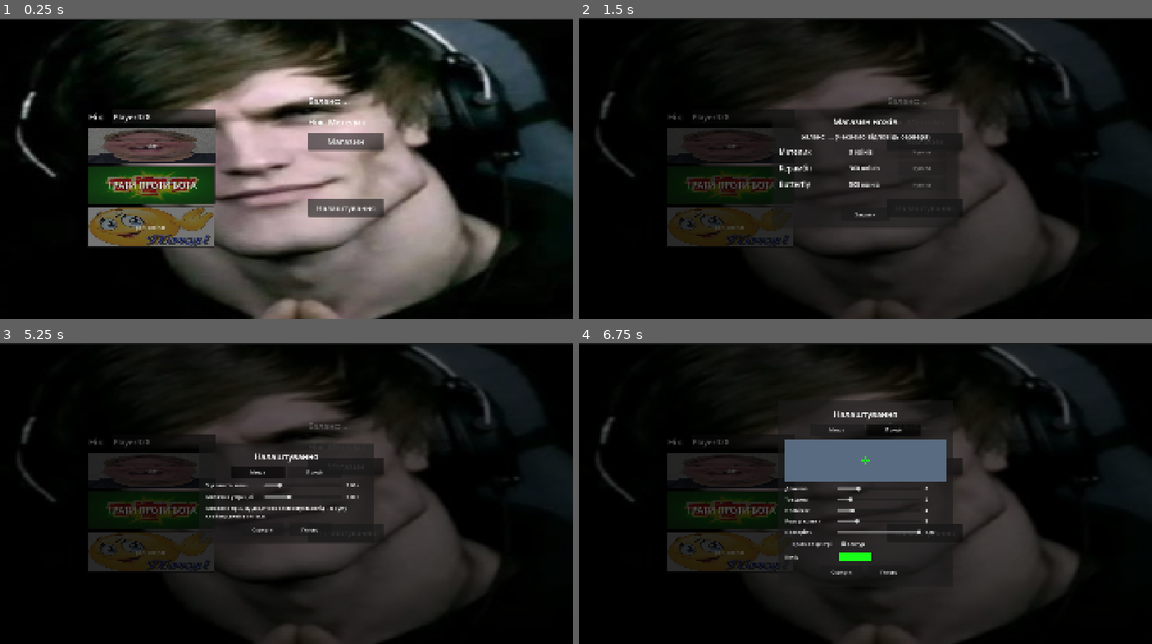
Above: before the commit, frames 1-4 (two rows, left to right).
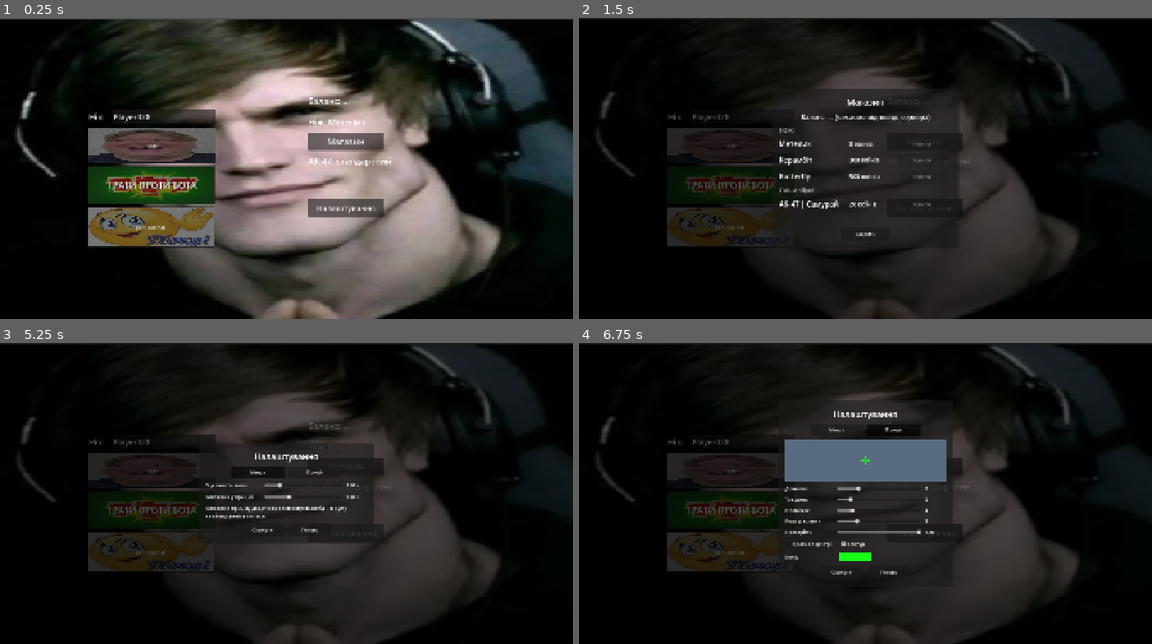
Above: after the commit, the same moments.

Repository: oleksandrmirkunov425-beep/shutergame
Game: Godot game, scene res://scenes/menu.tscn
Same seed, same stepped clock (60 frames per second), same inputs: the game is played once before the commit and once after it.
Inputs:
- Up to frame 1 (0.25 s): no input
- Up to frame 2 (1.5 s): click "Магазин" at 0.5 s; click "play" at 1.25 s
- Up to frame 3 (5.25 s): click "play" at 2 s; click "poiti otdihat" at 2.75 s; click "ГРАТИ ПРОТИ БОТА" at 3.5 s; click "Закрити" at 4.25 s; click "Налаштування" at 5 s
- Up to frame 4 (6.75 s): click "Миша" at 5.75 s; click "Приціл" at 6.5 s

The runs differ from the first frame. In frame 1, 0.1% of the frame differs, in the area x 53-69%, y 46-50%; in frame 2, 3.3%, in the area x 35-69%, y 23-75%; in frame 3, less than 0.1%; in frame 4, less than 0.1%.

Commit message:
Add files via upload

Diff:
--- a/autoload/economy.gd
+++ b/autoload/economy.gd
@@ -23,6 +23,15 @@
 const KNIFE_ORDER := ["bolisong", "karambit", "butterfly"]
 const DEFAULT_KNIFE := "bolisong"
 
+# ---------- Скіни зброї ----------
+# id скіна має збігатися з Loadout.AK_SKINS і з weapon_switch.gd (AK_SKIN_TEXTURES).
+# "weapon" — для якої зброї скін; "name" — повна назва в магазині; "skin" — коротка назва в меню.
+const WEAPON_SKINS := {
+	"ak47_samurai": {"weapon": "ak47", "name": "AK-47 | Самурай", "skin": "Самурай", "price": 20},
+}
+const SKIN_ORDER := ["ak47_samurai"]
+const SKIN_WEAPONS := ["ak47"]
+
 const DB_PATH := "user://economy_db.json"      # сервер, лише якщо Firebase не налаштований
 const TOKEN_PATH := "user://account.cfg"       # клієнт: лише "логін" (токен), не гроші
 const FETCH_RETRIES := 3
@@ -32,6 +41,7 @@
 var view_last_reward: int = 0     # скільки щойно нараховано (меню покаже "+N")
 var view_owned: Array = []        # куплені ножі
 var view_equipped: String = ""    # вибраний ніж
+var view_skins: Dictionary = {}   # зброя -> вибраний скін ("" = стандартний), напр. {"ak47": "ak47_samurai"}
 signal profile_updated
 signal shop_message(text: String)
 
@@ -75,6 +85,7 @@
 		"coins": 0,
 		"owned": {DEFAULT_KNIFE: true},
 		"equipped": DEFAULT_KNIFE,
+		"skins": {},
 		"last_bot_unix": 0, "bot_day": "", "bot_today": 0,
 	}
 
@@ -87,6 +98,14 @@
 	var eq := str(p.get("equipped", DEFAULT_KNIFE))
 	if not KNIVES.has(eq) or not p["owned"].has(eq):
 		p["equipped"] = DEFAULT_KNIFE
+	# Вибраний скін зброї має бути справді куплений і належати саме цій зброї.
+	if not (p.get("skins") is Dictionary):
+		p["skins"] = {}
+	var skins: Dictionary = p["skins"]
+	for weapon in skins.keys():
+		var sid := str(skins[weapon])
+		if sid != "" and (not WEAPON_SKINS.has(sid) or WEAPON_SKINS[sid]["weapon"] != weapon or not p["owned"].has(sid)):
+			skins[weapon] = ""
 
 
 # ====================== КЛІЄНТ ======================
@@ -107,12 +126,14 @@
 
 
 @rpc("authority", "reliable")
-func sync_profile(coins: int, reward: int, owned: Array, equipped: String) -> void:
+func sync_profile(coins: int, reward: int, owned: Array, equipped: String, skins: Dictionary) -> void:
 	if multiplayer.is_server():
 		return
 	view_coins = coins
 	view_owned = owned
 	view_equipped = equipped
+	view_skins = skins
+	Loadout.set_ak_skin(str(skins.get("ak47", "")))   # саме цей скін гра покаже на АК у матчі
 	if reward > 0:
 		view_last_reward = reward
 	if KNIVES.has(equipped):
@@ -243,6 +264,47 @@
 	_push(peer, 0)
 
 
+# Скіни зброї: так само, усе перевіряє сервер (ціна, баланс, чи вже куплено, чи скін для цієї зброї).
+@rpc("any_peer", "reliable")
+func request_buy_skin(skin_id: String) -> void:
+	if not multiplayer.is_server():
+		return
+	var peer := multiplayer.get_remote_sender_id()
+	var p := _profile_of(peer)
+	if p.is_empty() or not WEAPON_SKINS.has(skin_id):
+		return
+	if p["owned"].has(skin_id):
+		_reply(peer, "Цей скін у тебе вже є.")
+		return
+	var price: int = WEAPON_SKINS[skin_id]["price"]
+	if int(p["coins"]) < price:
+		_reply(peer, "Не вистачає коїнів: потрібно %d." % price)
+		return
+	p["coins"] = int(p["coins"]) - price                      # спочатку списуємо
+	p["owned"][skin_id] = true
+	p["skins"][WEAPON_SKINS[skin_id]["weapon"]] = skin_id     # куплений скін одразу вибираємо
+	_save_profile(_peer_acc[peer])
+	_push(peer, 0)
+	_reply(peer, "Куплено: %s!" % WEAPON_SKINS[skin_id]["name"])
+
+
+# skin_id = "" — зняти скін (повернути стандартний вигляд зброї).
+@rpc("any_peer", "reliable")
+func request_equip_skin(weapon: String, skin_id: String) -> void:
+	if not multiplayer.is_server():
+		return
+	var peer := multiplayer.get_remote_sender_id()
+	var p := _profile_of(peer)
+	if p.is_empty() or not SKIN_WEAPONS.has(weapon):
+		return
+	if skin_id != "":
+		if not WEAPON_SKINS.has(skin_id) or WEAPON_SKINS[skin_id]["weapon"] != weapon or not p["owned"].has(skin_id):
+			return   # вибрати можна тільки куплене і лише для своєї зброї
+	p["skins"][weapon] = skin_id
+	_save_profile(_peer_acc[peer])
+	_push(peer, 0)
+
+
 func _reply(peer: int, text: String) -> void:
 	if peer != 1 and multiplayer.get_peers().has(peer):
 		shop_reply.rpc_id(peer, text)
@@ -256,7 +318,7 @@
 	var p := _profile_of(peer)
 	if p.is_empty() or peer == 1 or not multiplayer.get_peers().has(peer):
 		return
-	sync_profile.rpc_id(peer, int(p["coins"]), reward, p["owned"].keys(), str(p["equipped"]))
+	sync_profile.rpc_id(peer, int(p["coins"]), reward, p["owned"].keys(), str(p["equipped"]), p["skins"])
 
 
 # ====================== СХОВИЩЕ ======================
--- a/autoload/loadout.gd
+++ b/autoload/loadout.gd
@@ -1,11 +1,13 @@
 extends Node
-# Вибраний ніж. Що вибрано і що куплено — вирішує сервер (Economy); тут лише локальна копія,
-# щоб гра знала, який ніж показувати (в т.ч. у матчі проти бота без сервера).
+# Вибраний ніж і скін зброї. Що вибрано і що куплено — вирішує сервер (Economy); тут лише локальна копія,
+# щоб гра знала, що показувати (в т.ч. у матчі проти бота без сервера).
 
 const SAVE_PATH := "user://loadout.cfg"
 const KNIVES: Array = ["karambit", "bolisong", "butterfly"]
+const AK_SKINS: Array = ["ak47_samurai"]   # "" = стандартний АК
 
 var knife: String = "bolisong"
+var ak_skin: String = ""
 
 
 func _ready() -> void:
@@ -14,12 +16,27 @@
 		var saved: String = cfg.get_value("loadout", "knife", "bolisong")
 		if KNIVES.has(saved):
 			knife = saved
+		var saved_skin: String = cfg.get_value("loadout", "ak_skin", "")
+		if AK_SKINS.has(saved_skin):
+			ak_skin = saved_skin
 
 
 func set_knife(skin: String) -> void:
 	if not KNIVES.has(skin):
 		return
 	knife = skin
+	_save()
+
+
+func set_ak_skin(skin: String) -> void:
+	if skin != "" and not AK_SKINS.has(skin):
+		return
+	ak_skin = skin
+	_save()
+
+
+func _save() -> void:
 	var cfg := ConfigFile.new()
 	cfg.set_value("loadout", "knife", knife)
+	cfg.set_value("loadout", "ak_skin", ak_skin)
 	cfg.save(SAVE_PATH)
--- a/скрипти/menu.gd
+++ b/скрипти/menu.gd
@@ -14,6 +14,7 @@
 var bot_button: Button = null
 var balance_label: Label = null
 var knife_label: Label = null
+var ak_label: Label = null
 var _shop_layer: CanvasLayer = null
 var _shop_rows: VBoxContainer = null
 var _shop_balance: Label = null
@@ -90,6 +91,7 @@
 		Economy.view_last_reward = 0
 	_refresh_balance()
 	_refresh_knife_label()
+	_refresh_skin_label()
 	if _shop_layer != null and _shop_layer.visible:
 		_refresh_shop()
 
@@ -163,6 +165,11 @@
 	knife_label.add_theme_font_size_override("font_size", 28)
 	add_child(knife_label)
 
+	ak_label = Label.new()
+	ak_label.position = Vector2(1020, 415)
+	ak_label.add_theme_font_size_override("font_size", 28)
+	add_child(ak_label)
+
 	var shop_btn := Button.new()
 	shop_btn.text = "Магазин"
 	shop_btn.position = Vector2(1020, 340)
@@ -176,6 +183,7 @@
 
 	_make_shop_overlay()
 	_refresh_knife_label()
+	_refresh_skin_label()
 
 
 func _make_shop_overlay() -> void:
@@ -207,7 +215,7 @@
 	margin.add_child(vbox)
 
 	var title := Label.new()
-	title.text = "Магазин ножів"
+	title.text = "Магазин"
 	title.horizontal_alignment = HORIZONTAL_ALIGNMENT_CENTER
 	title.add_theme_font_size_override("font_size", 28)
 	vbox.add_child(title)
@@ -247,6 +255,7 @@
 	else:
 		_shop_balance.text = "Баланс: ... (чекаємо відповідь сервера)"
 
+	_add_shop_header("Ножі")
 	for id in Economy.KNIFE_ORDER:
 		var info: Dictionary = Economy.KNIVES[id]
 		var owned: bool = Economy.view_owned.has(id)
@@ -282,6 +291,52 @@
 			btn.pressed.connect(func(): Economy.request_buy_knife.rpc_id(1, id))
 		row.add_child(btn)
 
+	# Скіни зброї
+	_add_shop_header("Скіни зброї")
+	for sid in Economy.SKIN_ORDER:
+		var sinfo: Dictionary = Economy.WEAPON_SKINS[sid]
+		var weapon: String = sinfo["weapon"]
+		var s_owned: bool = Economy.view_owned.has(sid)
+		var s_equipped: bool = str(Economy.view_skins.get(weapon, "")) == sid
+
+		var srow := HBoxContainer.new()
+		srow.add_theme_constant_override("separation", 12)
+		_shop_rows.add_child(srow)
+
+		var s_name := Label.new()
+		s_name.text = str(sinfo["name"])
+		s_name.custom_minimum_size = Vector2(220, 0)
+		s_name.add_theme_font_size_override("font_size", 24)
+		srow.add_child(s_name)
+
+		var s_price := Label.new()
+		s_price.text = "Є у тебе" if s_owned else "%d коїнів" % int(sinfo["price"])
+		s_price.custom_minimum_size = Vector2(150, 0)
+		s_price.add_theme_font_size_override("font_size", 20)
+		srow.add_child(s_price)
+
+		var s_btn := Button.new()
+		s_btn.custom_minimum_size = Vector2(160, 44)
+		s_btn.disabled = not online
+		if s_equipped:
+			s_btn.text = "Зняти"
+			s_btn.pressed.connect(func(): Economy.request_equip_skin.rpc_id(1, weapon, ""))
+		elif s_owned:
+			s_btn.text = "Вибрати"
+			s_btn.pressed.connect(func(): Economy.request_equip_skin.rpc_id(1, weapon, sid))
+		else:
+			s_btn.text = "Купити"
+			s_btn.pressed.connect(func(): Economy.request_buy_skin.rpc_id(1, sid))
+		srow.add_child(s_btn)
+
+
+func _add_shop_header(text: String) -> void:
+	var h := Label.new()
+	h.text = text
+	h.add_theme_font_size_override("font_size", 20)
+	h.modulate = Color(1, 1, 1, 0.65)
+	_shop_rows.add_child(h)
+
 
 func _refresh_knife_label() -> void:
 	if knife_label == null:
@@ -289,6 +344,17 @@
 	var id: String = Economy.view_equipped if Economy.view_equipped != "" else Loadout.knife
 	var info: Dictionary = Economy.KNIVES.get(id, {"name": "?"})
 	knife_label.text = "Ніж: %s" % info["name"]
+
+func _refresh_skin_label() -> void:
+	if ak_label == null:
+		return
+	var sid: String = str(Economy.view_skins.get("ak47", ""))
+	if sid == "":
+		sid = Loadout.ak_skin
+	var skin_name := "стандартний"
+	if Economy.WEAPON_SKINS.has(sid):
+		skin_name = str(Economy.WEAPON_SKINS[sid]["skin"])
+	ak_label.text = "АК-47: %s" % skin_name
 
 # Кнопка "Налаштування" під вибором ножа відкриває вікно з вкладками "Миша" і "Приціл".
 func _make_settings_ui() -> void:
--- a/скрипти/weapon_switch.gd
+++ b/скрипти/weapon_switch.gd
@@ -264,6 +264,7 @@
 
 	# Мій вибраний ніж із меню; розсилаємо суперникові трохи згодом і на початку кожного раунду.
 	knife_skin = Loadout.knife
+	_apply_ak_skin(Loadout.ak_skin)
 	_apply_visibility()
 	get_tree().create_timer(1.0).timeout.connect(announce_knife_skin)
 
@@ -1427,6 +1428,78 @@
 
 
 # ------------------------------------------------------------------
+# СКІНИ НА АК-47
+# Модель АК не має UV-розгортки, тому малюнок скіна (вид збоку) накладається шейдером
+# проєкцією збоку: позиція на малюнку береться з розмірів моделі, а не з UV.
+# Скін бачить лише власник (АК від першої особи) — тож по мережі його синхронізувати не треба.
+# ------------------------------------------------------------------
+const AK_SKIN_SHADER := preload("res://skins/skin_side_projection.gdshader")
+const AK_SKIN_TEXTURES := {
+	"ak47_samurai": preload("res://skins/ak47_samurai.png"),
+}
+var _ak_default_overrides: Dictionary = {}   # MeshInstance3D -> стандартний material_override (щоб скін можна було зняти)
+
+
+func _apply_ak_skin(skin_id: String) -> void:
+	if ak47 == null:
+		return
+	var meshes: Array = ak47.find_children("*", "MeshInstance3D", true, false)
+	if meshes.is_empty():
+		return
+	for mi in meshes:
+		if not _ak_default_overrides.has(mi):
+			_ak_default_overrides[mi] = (mi as MeshInstance3D).material_override
+	if not AK_SKIN_TEXTURES.has(skin_id):   # "" або невідомий id -> стандартний вигляд
+		for mi in meshes:
+			(mi as MeshInstance3D).material_override = _ak_default_overrides[mi]
+		return
+
+	# Спільна «коробка» всіх деталей АК (в локальних координатах мешів).
+	var box: AABB = (meshes[0] as MeshInstance3D).get_aabb()
+	for i in range(1, meshes.size()):
+		box = box.merge((meshes[i] as MeshInstance3D).get_aabb())
+
+	# Осі моделі: найдовша — уздовж ствола, найкоротша — вшир, середня — вгору.
+	var long_i := 0
+	var wide_i := 0
+	for i in 3:
+		if box.size[i] > box.size[long_i]:
+			long_i = i
+		if box.size[i] < box.size[wide_i]:
+			wide_i = i
+	var up_i := 3 - long_i - wide_i
+
+	var u_axis := Vector3.ZERO
+	u_axis[long_i] = -1.0 if long_i == 2 else 1.0   # «вперед» у Godot = -Z, в FBX-координатах моделі = +Y
+	var v_axis := Vector3.ZERO
+	v_axis[up_i] = -1.0                             # на малюнку «вниз» = більше v
+	var side_axis := Vector3.ZERO
+	side_axis[wide_i] = 1.0
+
+	var mat := ShaderMaterial.new()
+	mat.shader = AK_SKIN_SHADER
+	mat.set_shader_parameter("skin_texture", AK_SKIN_TEXTURES[skin_id])
+	mat.set_shader_parameter("u_axis", u_axis)
+	mat.set_shader_parameter("v_axis", v_axis)
+	mat.set_shader_parameter("side_axis", side_axis)
+	mat.set_shader_parameter("u_range", _axis_range(box, u_axis))
+	mat.set_shader_parameter("v_range", _axis_range(box, v_axis))
+	for mi in meshes:
+		(mi as MeshInstance3D).material_override = mat
+
+
+# (мінімум, розмір) значень dot(p, axis) по всій «коробці».
+func _axis_range(box: AABB, axis: Vector3) -> Vector2:
+	var lo := INF
+	var hi := -INF
+	for i in 8:
+		var d := axis.dot(box.get_endpoint(i))
+		lo = minf(lo, d)
+		hi = maxf(hi, d)
+	return Vector2(lo, maxf(hi - lo, 0.0001))
+
+
+# ------------------------------------------------------------------
 # ВИБІР НОЖА: керамбіт / bolisong
 # ------------------------------------------------------------------
 func _use_bolisong() -> bool:
